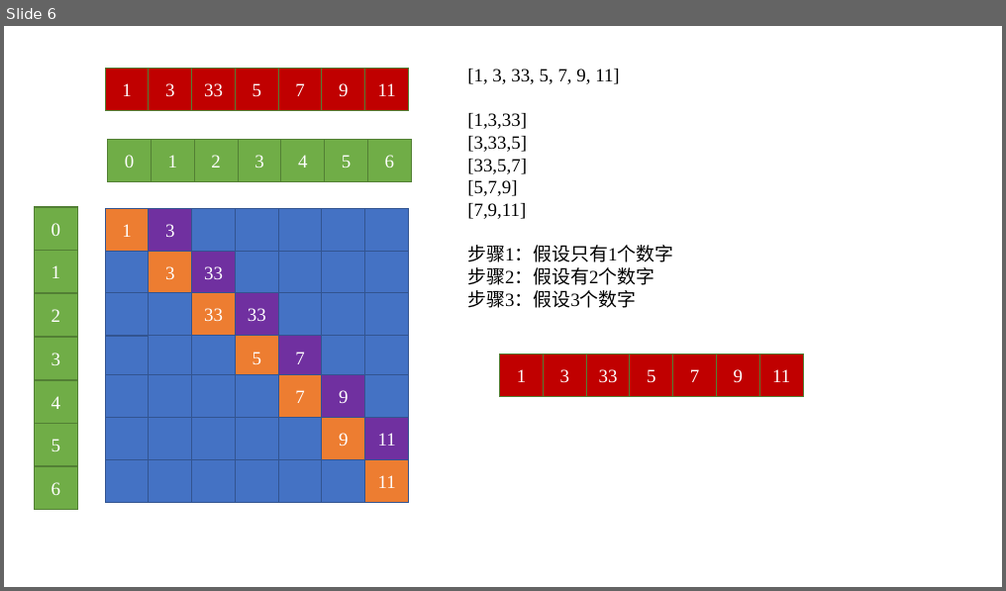
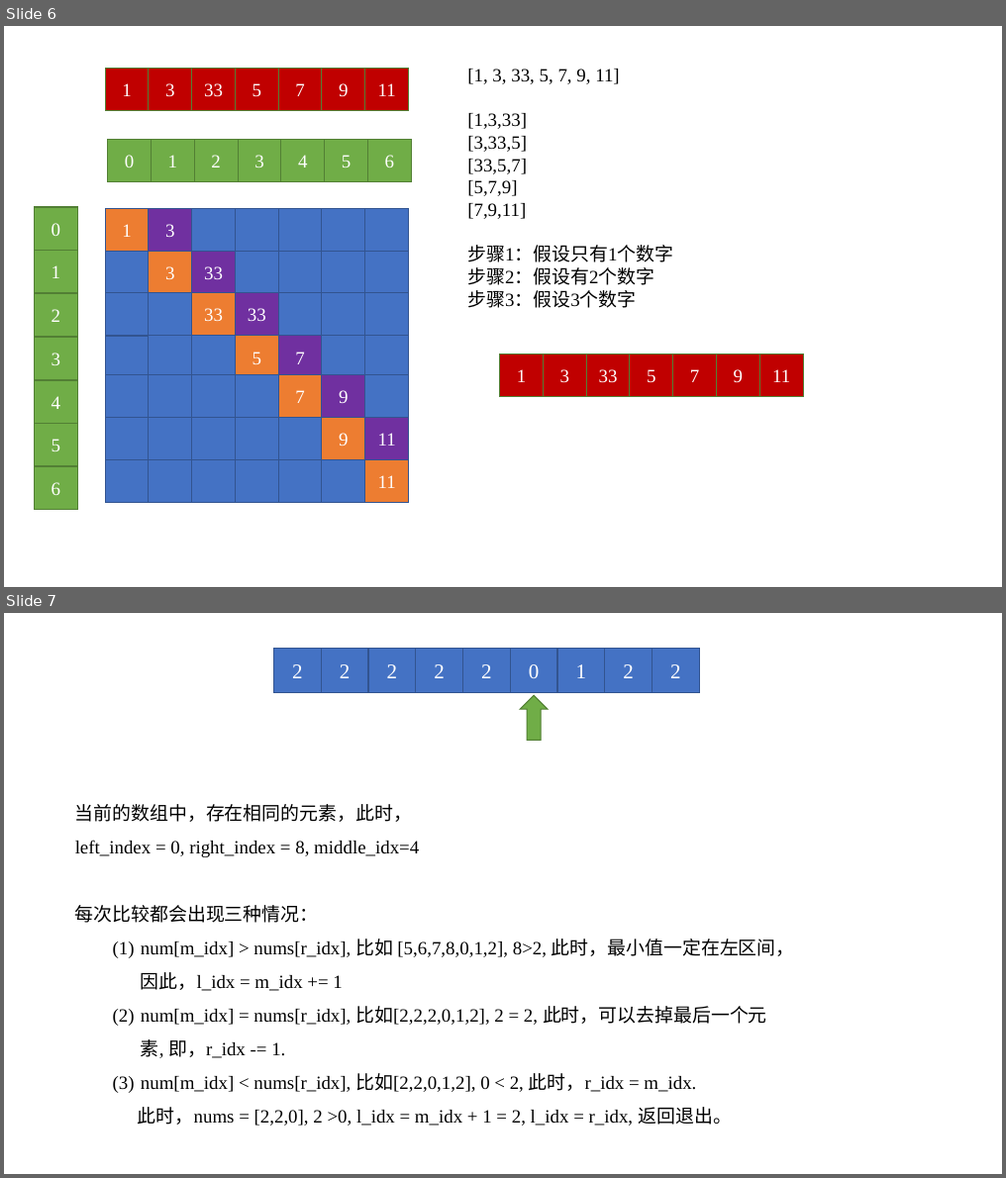
Before and after one commit to YuHe0108/LeetCode, a slide deck: Leetcode.pptx. Shown one above the other, each under a label of ours: slide 6 before the commit, slides 6 and 7 after it. The pictures are 1006x591 and 1006x1178 pixels, drawn with LibreOffice and Linux fonts; fonts in the diff are those of the drawing. Boxes give left, top, right and bottom in pixels: in the first picture for what was removed or moved away, otherwise in the second. Text is boxed around its words. In the diff, an @@ line names an element or a change of style, - is before the commit and + after.

```diff
--- a/Leetcode.pptx
+++ b/Leetcode.pptx
@@ slide 7 added at [4, 613, 1002, 1174], background #FFFFFF @@
@@ rectangle added at [274, 649, 322, 693], fill #4472C4, outline #325491 1 pt, 20 pt, text #FFFFFF @@
+2
@@ rectangle added at [322, 649, 368, 693], fill #4472C4, outline #325491 1 pt, 20 pt, text #FFFFFF @@
+2
@@ rectangle added at [368, 649, 416, 693], fill #4472C4, outline #325491 1 pt, 20 pt, text #FFFFFF @@
+2
@@ rectangle added at [416, 649, 463, 693], fill #4472C4, outline #325491 1 pt, 20 pt, text #FFFFFF @@
+2
@@ rectangle added at [463, 649, 510, 693], fill #4472C4, outline #325491 1 pt, 20 pt, text #FFFFFF @@
+2
@@ rectangle added at [510, 649, 557, 693], fill #4472C4, outline #325491 1 pt, 20 pt, text #FFFFFF @@
+0
@@ rectangle added at [557, 649, 604, 693], fill #4472C4, outline #325491 1 pt, 20 pt, text #FFFFFF @@
+1
@@ rectangle added at [605, 649, 652, 693], fill #4472C4, outline #325491 1 pt, 20 pt, text #FFFFFF @@
+2
@@ rectangle added at [652, 649, 699, 693], fill #4472C4, outline #325491 1 pt, 20 pt, text #FFFFFF @@
+2
@@ down arrow added at [520, 695, 548, 741], fill #70AD47, outline #538035 1 pt @@
@@ text added at [75, 804, 795, 1126], 18 pt, text #000000 @@
+当前的数组中，存在相同的元素，此时，
+left_index = 0, right_index = 8, middle_idx=4
+每次比较都会出现三种情况：
+  (1) num[m_idx] > nums[r_idx], 比如 [5,6,7,8,0,1,2], 8>2, 此时，最小值一定在左区间，因此，l_idx = m_idx += 1
+  (2) num[m_idx] = nums[r_idx], 比如[2,2,2,0,1,2], 2 = 2, 此时，可以去掉最后一个元素, 即，r_idx -= 1.
+  (3) num[m_idx] < nums[r_idx], 比如[2,2,0,1,2], 0 < 2, 此时，r_idx = m_idx.
+  此时，nums = [2,2,0], 2 >0, l_idx = m_idx + 1 = 2, l_idx = r_idx, 返回退出。
```
Also in this commit, not shown: 14 other files.
